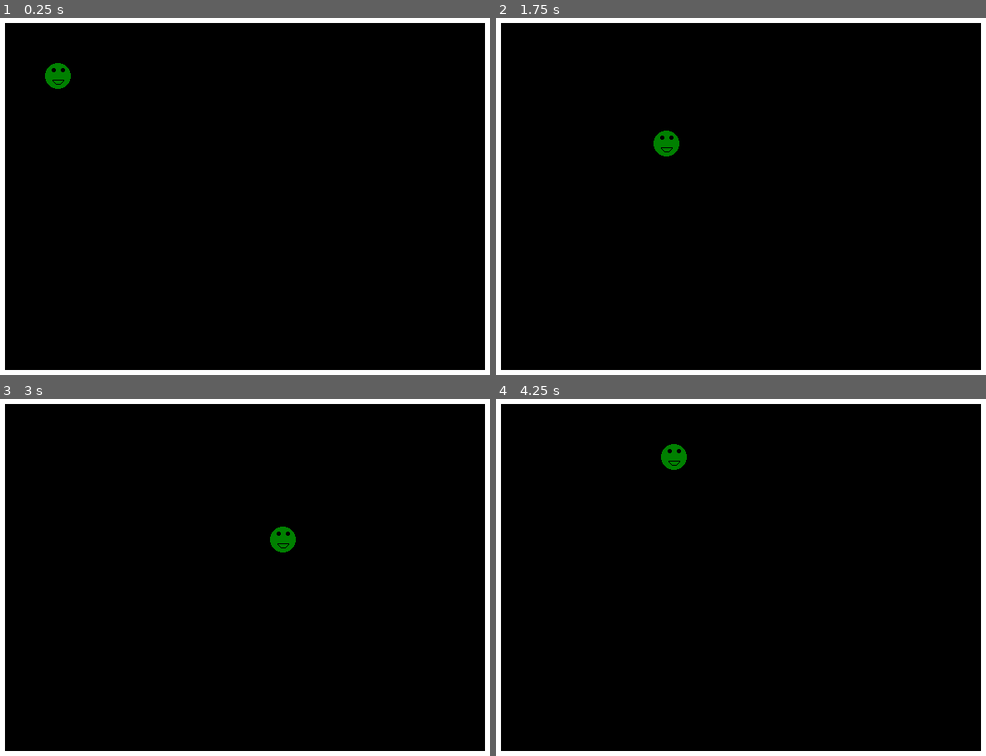
Above: before the commit, frames 1-4 (two rows, left to right).
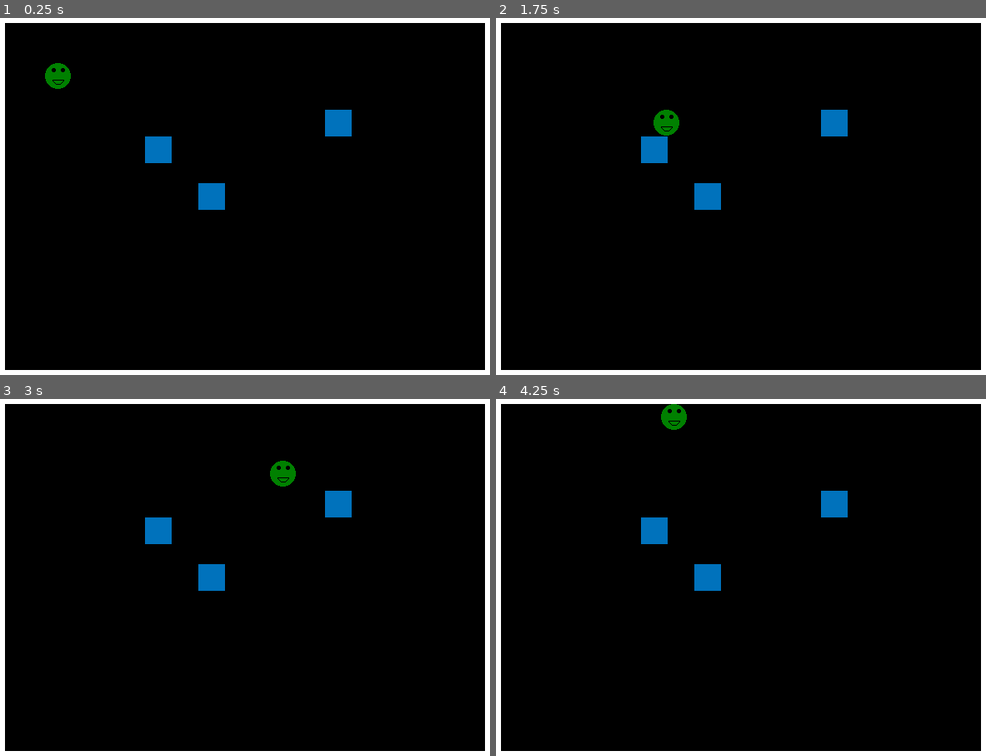
Above: after the commit, the same moments.

Repository: andOlga/game-off-2024
Game: Godot game, scene res://test_scene.tscn
The game is run twice, just before and just after one commit, with the same random seed, the same clock (stepped at 60 frames per second) and the same inputs.
Inputs:
- Up to frame 1 (0.25 s): no input
- Up to frame 2 (1.75 s): tap Enter at 0.5 s; hold Right (move_right) 0.53-1.28 s; hold Down (move_down) from 1.28 s (still down)
- Up to frame 3 (3 s): release Down (move_down) at 2.03 s; hold Right (move_right) 2.03-2.78 s; hold Up (move_up) from 2.78 s (still down)
- Up to frame 4 (4.25 s): release Up (move_up) at 3.53 s; hold Left (move_left) from 3.53 s (still down)

The runs differ from the first frame. In frame 1, 1.2% of the frame differs, in the area x 29-72%, y 25-54%; in frame 2, 1.6%; in frame 3, 1.8%, in the area x 29-72%, y 17-54%; in frame 4, 1.8%.

Commit message:
Re-implement water and swimming

Diff:
--- a/game_objects/player.gd
+++ b/game_objects/player.gd
@@ -1,10 +1,11 @@
+@icon("res://sprite_images/sPlayer.png")
+
 extends CharacterBody2D
 
 @export var has_sword := false
 
 const hurt_sfx := preload("res://sounds/aHurt.wav")
 
-var can_swim := false
 var is_hurting := false
 var draws_grid := true
 var hp := 3
@@ -35,6 +36,10 @@
 			$InvisFrameTimer.start()
 			$InvisBlinkTimer.start()
 
+func enable_swim(): # Turns off water collisions
+	set_collision_layer_value(2, false)
+	set_collision_mask_value(2, false)
+
 func _on_death_timer_timeout() -> void:
 	get_tree().reload_current_scene()
 
--- a/game_objects/player.tscn
+++ b/game_objects/player.tscn
@@ -7,6 +7,9 @@
 radius = 16.0
 
 [node name="Player" type="CharacterBody2D"]
+z_index = 1
+collision_layer = 3
+collision_mask = 3
 motion_mode = 1
 script = ExtResource("1_a4hy7")
 
--- /dev/null
+++ b/game_objects/water.tscn
@@ -0,0 +1,18 @@
+[gd_scene load_steps=3 format=3 uid="uid://btg3mstd4ic4k"]
+
+[ext_resource type="Texture2D" uid="uid://i67qu5a3qylm" path="res://sprite_images/sWater.png" id="1_cnstx"]
+
+[sub_resource type="RectangleShape2D" id="RectangleShape2D_j3iax"]
+size = Vector2(32, 32)
+
+[node name="Water" type="StaticBody2D"]
+collision_layer = 2
+collision_mask = 2
+
+[node name="Sprite" type="Sprite2D" parent="."]
+position = Vector2(16, 16)
+texture = ExtResource("1_cnstx")
+
+[node name="Hitbox" type="CollisionShape2D" parent="."]
+position = Vector2(16, 16)
+shape = SubResource("RectangleShape2D_j3iax")
--- a/test_scene.tscn
+++ b/test_scene.tscn
@@ -1,7 +1,8 @@
-[gd_scene load_steps=3 format=3 uid="uid://bx2cxunaqj8tk"]
+[gd_scene load_steps=4 format=3 uid="uid://bx2cxunaqj8tk"]
 
 [ext_resource type="PackedScene" uid="uid://dydo5qirh645o" path="res://game_objects/player.tscn" id="1_uhqqe"]
 [ext_resource type="PackedScene" uid="uid://cxu0hldj0bn5g" path="res://game_objects/wall.tscn" id="2_ia1lp"]
+[ext_resource type="PackedScene" uid="uid://btg3mstd4ic4k" path="res://game_objects/water.tscn" id="3_sasra"]
 
 [node name="TestScene" type="Node2D"]
 
@@ -22,3 +23,12 @@
 [node name="Wall4" parent="." instance=ExtResource("2_ia1lp")]
 position = Vector2(608, 0)
 scale = Vector2(1, 15)
+
+[node name="Water" parent="." instance=ExtResource("3_sasra")]
+position = Vector2(200, 168)
+
+[node name="Water2" parent="." instance=ExtResource("3_sasra")]
+position = Vector2(264, 224)
+
+[node name="Water3" parent="." instance=ExtResource("3_sasra")]
+position = Vector2(416, 136)
